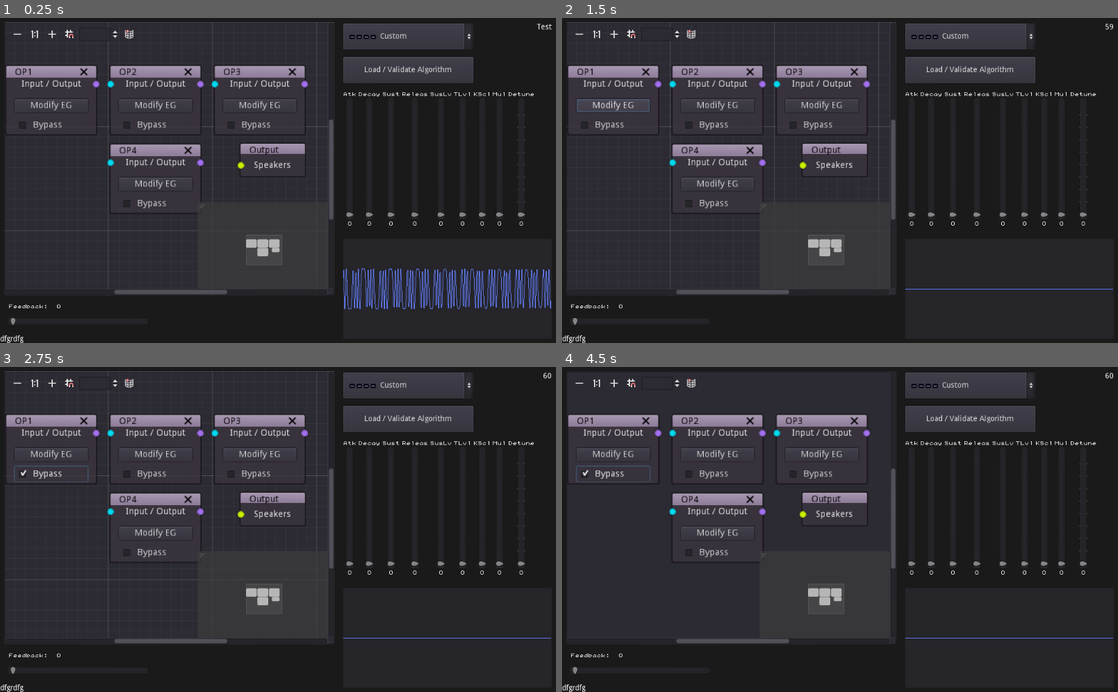
Above: before the commit, frames 1-4 (two rows, left to right).
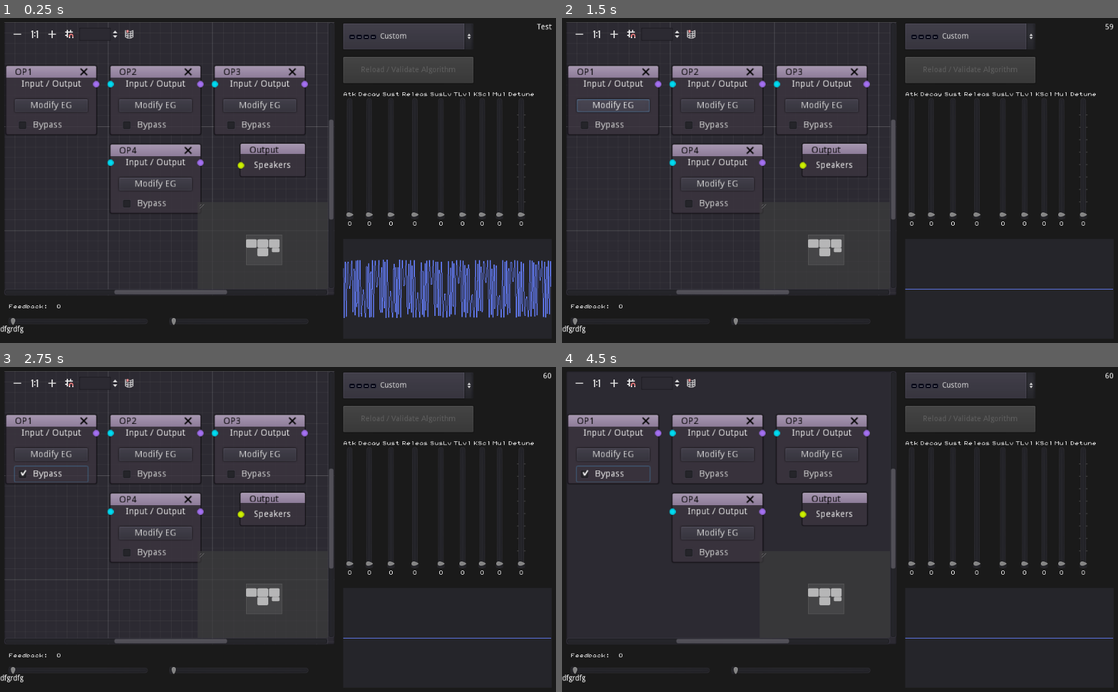
Above: after the commit, the same moments.

Repository: nobuyukinyuu/gdsFM
Game: Godot game, scene res://main.tscn
Same seed, same stepped clock (60 frames per second), same inputs: the game is played once before the commit and once after it.
Inputs (mouse positions are in pixels of both pictures, inside the frame that each line leads up to):
- Up to frame 1 (0.25 s): no input
- Up to frame 2 (1.5 s): click (967, 70) at 0.5 s, where only the run before the commit has a clickable "Load / Validate Algorithm"; click "Modify EG" at 1.25 s
- Up to frame 3 (2.75 s): click "Bypass" at 2 s
- Up to frame 4 (4.5 s): click (578, 383) at 2.75 s; click (612, 383) at 3.5 s; click (628, 383) at 4.25 s

The runs differ from the first frame. In frame 1, 3.7% of the frame differs, in the area x 0-100%, y 14-100%; in frame 2, 0.3%; in frame 3, 0.3%; in frame 4, 0.3%.

Commit message:
increased detune amount by 2x -changed default RR to about 1.3 -output volume total clipped at 150%, hopefully helps with certain sounds losing fidelity

Diff:
--- a/OP-CenterNode.tscn
+++ b/OP-CenterNode.tscn
@@ -46,22 +46,22 @@
 
 [node name="MarginContainer2" type="MarginContainer" parent="."]
 margin_left = 16.0
-margin_top = 38.0
+margin_top = 46.0
 margin_right = 120.0
-margin_bottom = 38.0
+margin_bottom = 46.0
 
 [node name="Button" type="Button" parent="."]
 margin_left = 16.0
-margin_top = 46.0
+margin_top = 54.0
 margin_right = 120.0
-margin_bottom = 66.0
+margin_bottom = 74.0
 text = "Modify EG"
 
 [node name="CheckBox" type="CheckBox" parent="."]
 margin_left = 16.0
-margin_top = 74.0
+margin_top = 82.0
 margin_right = 120.0
-margin_bottom = 98.0
+margin_bottom = 106.0
 custom_constants/hseparation = 8
 text = "Bypass"
 clip_text = true
--- /dev/null
+++ b/OP-GraphEditor.gd
@@ -0,0 +1,107 @@
+extends GraphEdit
+
+#A temp list of connections used to validate an algorithm.
+var test_connections = {}
+var connections = {}  #Operator connections in an algorithm
+
+var dirty = false setget set_changed  #Indicates if the node graph is out of date.
+signal changed
+
+func set_changed(val):
+	dirty = val
+	emit_signal("changed", dirty)
+
+
+func _ready():
+
+	add_valid_connection_type(0,1)
+	add_valid_connection_type(1,0)
+
+	add_valid_left_disconnect_type(0)
+	add_valid_left_disconnect_type(1)
+
+	add_valid_right_disconnect_type(0)
+	add_valid_right_disconnect_type(1)
+
+	for o in get_children():
+		if o is GraphNode:
+			o.title = o.name
+
+
+func _on_GraphEdit_connection_request(from, from_slot, to, to_slot):
+	prints("request from", from, "slot", from_slot, "to", to, ", slot", to_slot)
+
+	if from != to:
+		connect_node(from, from_slot, to, to_slot)
+		set_changed( true )
+	else:
+		prints("Warning:  Attempting to connect", from, "to itself")
+
+
+	#For processing output, we want to request the sample packet from the input.
+	#The request function should be given a list of processed nodes as an argument.
+	#The operator requesting a sample should add itself to the list it received.
+	#Then, each node recursively checks its own inputs, and requests a waveform
+	#from the input node if that node isn't already in the list.
+	#
+	# Once receiving the waveform, it performs frequency oscillation and passes
+	# the output to the function caller.
+
+func _on_GraphEdit_disconnection_request(from, from_slot, to, to_slot):
+		disconnect_node(from, from_slot, to, to_slot)
+		set_changed(true)
+
+
+func validate():
+	var connection_list = get_connection_list()
+
+	test_connections.clear()
+
+	#Assemble a dictionary of everything each block's connected to.
+	for o in connection_list:
+		var key = o["to"]
+
+		if !test_connections.has(key):
+			test_connections[key] = {}
+
+#		connections[key].append(o["from"])
+		test_connections[key][ o["from"] ] = true
+
+	print(test_connections)
+
+	#First, check if the speakers are connected to anything.
+	if !test_connections.has("Output") or test_connections["Output"].empty():
+		OS.alert("Output isn't connected to anything!")
+		return
+
+	#Now make sure there's no infinite loops in the operator connections.
+	var is_invalid:bool = validate_loop("Output", {})
+	if is_invalid:
+		OS.alert("Algorithm validation failed.")
+		return
+	else:
+		#Validation passed.  Assign connections.
+		connections = test_connections
+#		OS.alert("Validation OK.")
+		set_changed(false)
+
+#Recursive function which validates an algorithm is free of infinite loops.
+func validate_loop(me, prior_connections) -> bool:
+	var out = false  #Return true if there's a loop detected.
+	prior_connections[me] = true
+	var next_connections:Dictionary
+
+	if test_connections.has(me):
+		next_connections = test_connections[me]
+	else:
+		next_connections = {}
+
+	#Check all the next connections for a prior connection.
+	for c in next_connections:
+		if prior_connections.has(c):
+			OS.alert("Loop detected at %s to %s" % [me, c])
+			return true
+		else:  #So far so good.  Recurse.
+			out = out or validate_loop(c, prior_connections)
+
+	return out
--- a/main.gd
+++ b/main.gd
@@ -29,7 +29,7 @@
 
 func _input(event):
 	#DEBUG:  reset EG
-	if Input.is_key_pressed(KEY_F12):
+	if event.is_action_pressed("ui_accept"):
 		global.samples = 0
 
 func _process(delta):
@@ -61,12 +61,12 @@
 		var mul = $EGControl.get_value("MUL") +1
 		var tl = (100 - $EGControl.get_value("TL")) / 100.0
 
-		var carrier = (phase * carrier_hz) * (1+ $EGControl.get_value("DT")/1000.0)
+		var carrier = (phase * carrier_hz) * (1+ $EGControl.get_value("DT")/500.0)
 		var modulator = (phase * modulator_hz )
 
-		var release_env = (1.0-min(1.0, global.get_secs()))  #DEBUG, TEMPORARY
+		var release_env = (1.0-min(1.0, global.get_secs()*0.7))  #DEBUG, TEMPORARY
 
-
+		#Process feedback
 		if $FB.value > 0:
 			var average = (old_op1_sample[0] + old_op1_sample[1]) / 2.0
 			var scaled_fb = average * $FB.value #/ pow(2, $FB.value)
@@ -89,7 +89,7 @@
 
 #		modulator = sin(modulator + carrier)
 #		var x = clamp(carrier * modulator, -1, 1)
-		var x = clamp(modulator, -1, 1)
+		var x = clamp(modulator, -1.5, 1.5)
 
 
 		bufferdata[i] = (Vector2.ONE * x)
@@ -109,6 +109,14 @@
 
 
 
-func _on_btnPrintConnections_pressed():
-	print($GraphEdit.get_connection_list())
+func _on_btnValidate_pressed():
+	$GraphEdit.validate()
 	pass # Replace with function body.
+
+
+func _on_GraphEdit_changed(dirty=false):
+#	print("boop, it's ", dirty)
+	if dirty:
+		$btnValidate.disabled = false
+	else:
+		$btnValidate.disabled = true
--- a/main.tscn
+++ b/main.tscn
@@ -13,46 +13,7 @@
 [ext_resource path="res://gfx/al6.png" type="Texture" id=11]
 [ext_resource path="res://gfx/al7.png" type="Texture" id=12]
 [ext_resource path="res://gfx/al_custom.png" type="Texture" id=13]
-
-[sub_resource type="GDScript" id=1]
-script/source = "extends GraphEdit
-
-func _ready():
-	add_valid_connection_type(0,1)
-	add_valid_connection_type(1,0)
-
-	add_valid_left_disconnect_type(0)
-	add_valid_left_disconnect_type(1)
-
-	add_valid_right_disconnect_type(0)
-	add_valid_right_disconnect_type(1)
-
-	for o in get_children():
-		if o is GraphNode:
-			o.title = o.name
-
-
-func _on_GraphEdit_connection_request(from, from_slot, to, to_slot):
-	prints(\"request from\", from, \"slot\", from_slot, \"to\", to, \", slot\", to_slot)
-
-	if from != to:
-		connect_node(from, from_slot, to, to_slot)
-	else:
-		prints(\"Warning:  Attempting to connect\", from, \"to itself\")
-
-
-	#For processing output, we want to request the sample packet from the input.
-	#The request function should be given a list of processed nodes as an argument.
-	#The operator requesting a sample should add itself to the list it received.
-	#Then, each node recursively checks its own inputs, and requests a waveform
-	#from the input node if that node isn't already in the list.
-	#
-	# Once receiving the waveform, it performs frequency oscillation and passes
-	# the output to the function caller.
-
-func _on_GraphEdit_disconnection_request(from, from_slot, to, to_slot):
-		disconnect_node(from, from_slot, to, to_slot)
-"
+[ext_resource path="res://OP-GraphEditor.gd" type="Script" id=14]
 
 [sub_resource type="GDScript" id=2]
 script/source = "#Speakers output.  This terminus requests the first operator with an empty list.
@@ -66,6 +27,18 @@
 [sub_resource type="AudioStreamGenerator" id=3]
 mix_rate = 22050.0
 buffer_length = 0.2
+
+[sub_resource type="GDScript" id=5]
+script/source = "extends HSlider
+
+func _ready():
+	pass
+
+
+func _on_FB2_value_changed(value):
+	owner.get_node(\"Label2\").text = str(value) + \"\\ndb: \" + str(linear2db(value))
+	pass # Replace with function body.
+"
 
 [sub_resource type="GDScript" id=4]
 script/source = "extends Timer
@@ -110,7 +83,7 @@
 margin_bottom = -88.0
 snap_distance = 16
 zoom = 1.2
-script = SubResource( 1 )
+script = ExtResource( 14 )
 
 [node name="OP1" parent="GraphEdit" instance=ExtResource( 3 )]
 margin_top = 76.8
@@ -183,8 +156,20 @@
 margin_right = 272.0
 margin_bottom = -16.0
 max_value = 8.0
-step = 0.1
+step = 0.05
 ticks_on_borders = true
+
+[node name="FB2" type="HSlider" parent="."]
+anchor_top = 1.0
+anchor_bottom = 1.0
+margin_left = 312.0
+margin_top = -64.0
+margin_right = 568.0
+margin_bottom = -16.0
+max_value = 1.0
+step = 0.0
+ticks_on_borders = true
+script = SubResource( 5 )
 
 [node name="Label" type="Label" parent="."]
 anchor_top = 1.0
@@ -218,15 +203,18 @@
 margin_top = 72.0
 margin_right = -152.0
 margin_bottom = 120.0
-text = "Load / Validate Algorithm"
+disabled = true
+text = "Reload / Validate Algorithm"
 __meta__ = {
 "_edit_use_anchors_": false
 }
 
 [node name="OptionButton" type="OptionButton" parent="."]
-margin_left = 632.0
+anchor_left = 1.0
+anchor_right = 1.0
+margin_left = -392.0
 margin_top = 10.0
-margin_right = 872.0
+margin_right = -152.0
 margin_bottom = 58.0
 text = "Custom"
 icon = ExtResource( 13 )
@@ -239,8 +227,9 @@
 [node name="Label2" type="Label" parent="."]
 anchor_top = 1.0
 anchor_bottom = 1.0
-margin_top = -14.0
-margin_right = 40.0
+margin_top = -32.0
+margin_right = 43.0
+margin_bottom = -18.0
 text = "dfgrdfg"
 
 [node name="Panel" type="Panel" parent="."]
@@ -255,8 +244,10 @@
 [node name="Line2D" type="Line2D" parent="Panel"]
 width = 1.0
 texture_mode = 1044891074
+[connection signal="changed" from="GraphEdit" to="." method="_on_GraphEdit_changed"]
 [connection signal="connection_request" from="GraphEdit" to="GraphEdit" method="_on_GraphEdit_connection_request"]
 [connection signal="disconnection_request" from="GraphEdit" to="GraphEdit" method="_on_GraphEdit_disconnection_request"]
 [connection signal="value_changed" from="FB" to="." method="_on_FB_value_changed"]
+[connection signal="value_changed" from="FB2" to="FB2" method="_on_FB2_value_changed"]
 [connection signal="timeout" from="Timer" to="Timer" method="_on_Timer_timeout"]
-[connection signal="pressed" from="btnValidate" to="." method="_on_btnPrintConnections_pressed"]
+[connection signal="pressed" from="btnValidate" to="." method="_on_btnValidate_pressed"]
Binary file added: gfx/waveforms.png
Not shown, added: gfx/waveforms.png.import
Not shown: 1 places in main.tscn that only renumber resources
Binary file added: noise.aseprite
Binary file added: waveforms.aseprite
Binary file added: waveforms.png
Not shown, added: waveforms.png.import
